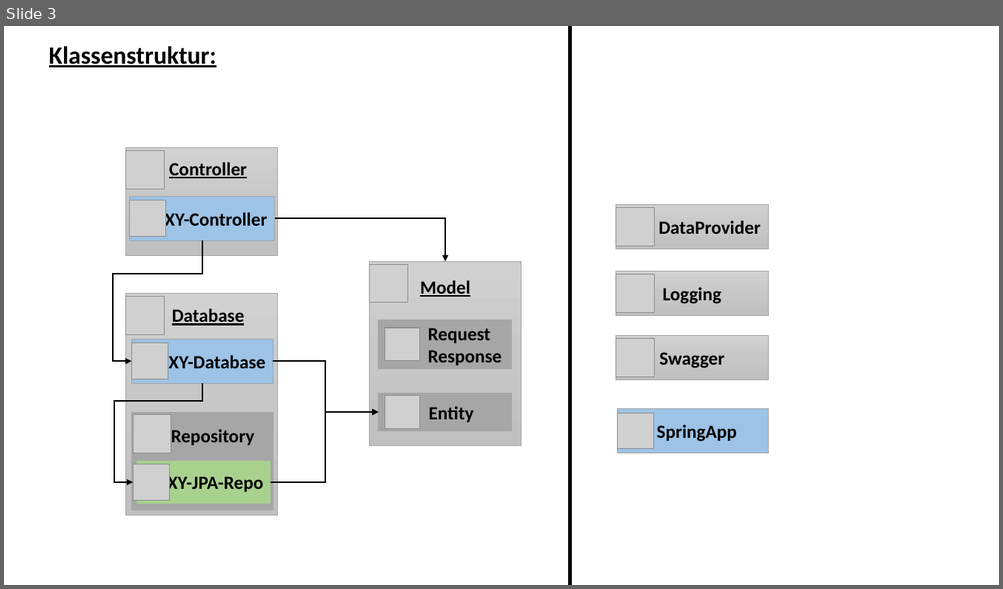
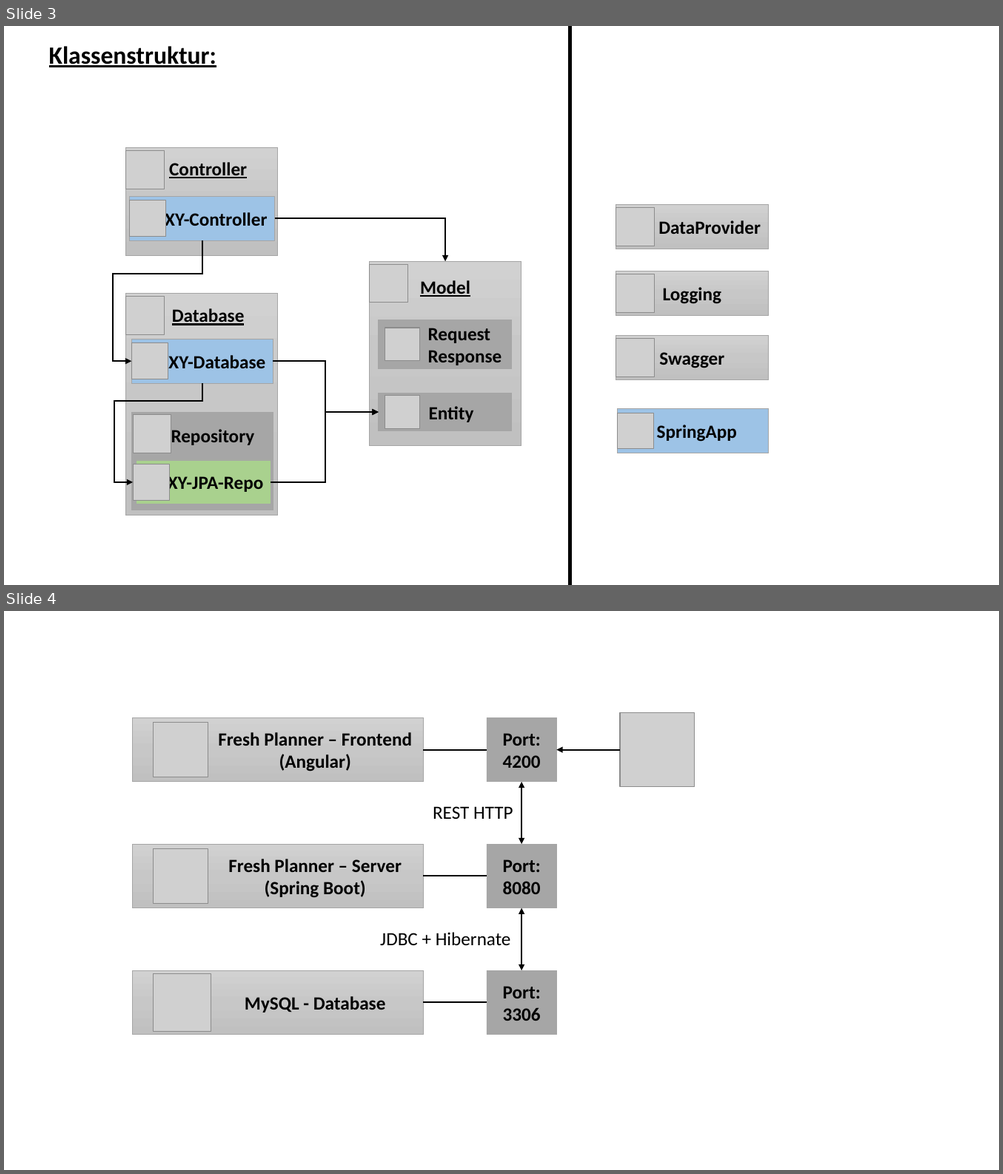
Before and after one commit to FoodAppGroup/FoodApp-Server, a slide deck: .documentation/files/Modelling.pptx. Shown one above the other, each under a label of ours: slide 3 before the commit, slides 3 and 4 after it. The pictures are 1003x589 and 1003x1174 pixels, drawn with LibreOffice and Linux fonts; fonts in the diff are those of the drawing; grey boxes stand for pictures. Boxes give left, top, right and bottom in pixels: in the first picture for what was removed or moved away, otherwise in the second. Text is boxed around its words. In the diff, an @@ line names an element or a change of style, - is before the commit and + after.

```diff
--- a/.documentation/files/Modelling.pptx
+++ b/.documentation/files/Modelling.pptx
@@ slide 4 added at [4,611,999,1170], background #FFFFFF @@
@@ rectangle added at [132,718,424,782], fill gradient #D2D2D2 to #C8C8C8 to #C0C0C0, outline #A5A5A5 0.5 pt, 18 pt, text #000000, bold @@
+Fresh Planner – Frontend
+(Angular)
@@ rectangle added at [486,718,557,782], fill #A6A6A6, outline #A5A5A5 0.5 pt, 18 pt, text #000000, bold @@
+Port:
+4200
@@ picture added at [620,712,694,787] @@
@@ picture added at [153,723,208,777] @@
@@ line added from (424, 750) to (486, 750), #000000 1.5 pt @@
@@ arrow added from (620, 750) to (556, 750), #000000 1.5 pt @@
@@ double arrow added from (522, 782) to (522, 845), #000000 1.5 pt @@
@@ text added at [432,806,513,819], 18 pt, text #000000 @@
+REST HTTP
@@ rectangle added at [132,845,424,908], fill gradient #D2D2D2 to #C8C8C8 to #C0C0C0, outline #A5A5A5 0.5 pt, 18 pt, text #000000, bold @@
+Fresh Planner – Server
+(Spring Boot)
@@ picture added at [153,849,208,903] @@
@@ rectangle added at [486,845,557,908], fill #A6A6A6, outline #A5A5A5 0.5 pt, 18 pt, text #000000, bold @@
+Port:
+8080
@@ line added from (424, 877) to (486, 877), #000000 1.5 pt @@
@@ double arrow added from (522, 908) to (522, 971), #000000 1.5 pt @@
@@ text added at [380,932,511,945], 18 pt, text #000000 @@
+JDBC + Hibernate
@@ rectangle added at [132,971,424,1035], fill gradient #D2D2D2 to #C8C8C8 to #C0C0C0, outline #A5A5A5 0.5 pt, 18 pt, text #000000, bold @@
+MySQL - Database
@@ picture added at [153,974,210,1032] @@
@@ rectangle added at [486,971,557,1035], fill #A6A6A6, outline #A5A5A5 0.5 pt, 18 pt, text #000000, bold @@
+Port:
+3306
@@ line added from (424, 1002) to (486, 1002), #000000 1.5 pt @@
```
Also in this commit, not shown: 2 other files.
